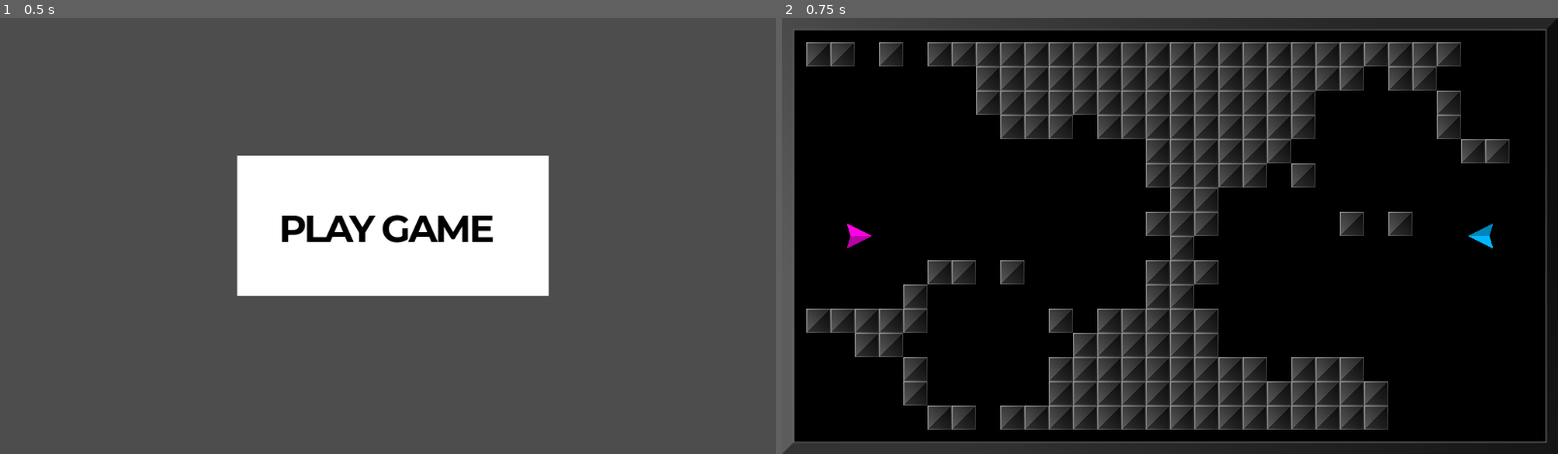
Above: before the commit, frames 1-2 (left to right).
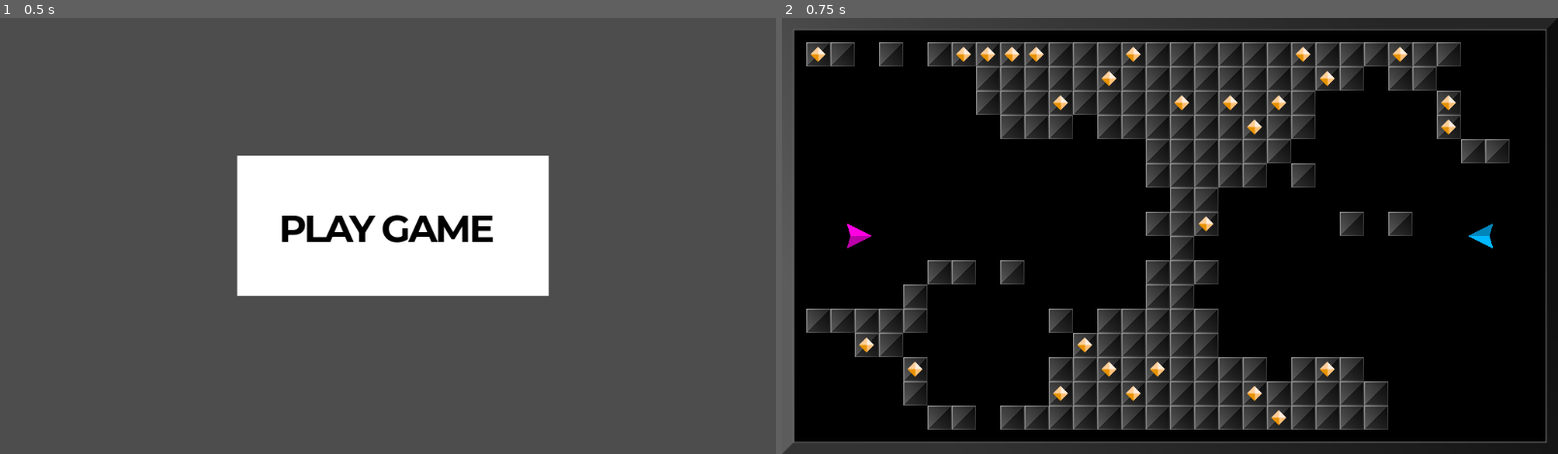
Above: after the commit, the same moments.

Repository: outrightmental/Blockbusters
Game: Godot game, scene res://scenes/main.tscn
Two runs of this game, one before a commit and one after it. Both use one fixed random seed, a clock stepped at 60 frames per second and the inputs below.
Inputs (mouse positions are in pixels of both pictures, inside the frame that each line leads up to):
- Up to frame 1 (0.5 s): no input
- Up to frame 2 (0.75 s): click (1177, 222) at 0.5 s

Frame 1 is identical in both runs. In frame 2, 1.1% of the frame differs, in the area x 3-87%, y 6-94%.

Commit message:
gem inside some blocks

Diff:
--- a/global.gd
+++ b/global.gd
@@ -18,7 +18,8 @@
 
 # Object groups
 const GROUP_AFFECTED_BY_EXPLOSION: String = "affected_by_explosion"
+const GROUP_BLOCKS: String = "blocks"
+const GROUP_EXPLOSIONS: String = "explosions"
+const GROUP_GEMS: String = "gems"
+const GROUP_PROJECTILE_EXPLOSIVES: String = "projectile_explosives"
 const GROUP_SHIPS: String = "ships"
-const GROUP_BLOCKS: String = "blocks"
-const GROUP_PROJECTILE_EXPLOSIVES: String = "projectile_explosives"
-const GROUP_EXPLOSIONS: String = "explosions"
--- a/models/block/block.gd
+++ b/models/block/block.gd
@@ -1,15 +1,35 @@
 extends "res://models/collidable/collidable.gd"
 
+
+var gem: Node = null
 
 # Called when the node enters the scene tree for the first time.
 func _ready() -> void:
 	add_to_group(Global.GROUP_BLOCKS)
 	add_to_group(Global.GROUP_AFFECTED_BY_EXPLOSION)
+
+	# Roll a D6 and if it's 1, add a gem
+	var random_number: int = randi() % 6 + 1
+	if random_number == 1:
+		_add_gem()
 	pass
 
 
+
+# Adds a gem inside this block
+func _add_gem() -> void:
+	gem = preload("res://models/gem/gem.tscn").instantiate()
+	gem.set_owner(self)
+	gem.add_collision_exception_with(self)
+	gem.position = position
+	self.get_parent().call_deferred("add_child", gem)
+
+
 # Called every frame. 'delta' is the elapsed time since the previous frame.
-func _process(delta: float) -> void:
+func _process(_delta: float) -> void:
+	if gem:
+		gem.position = position
+		gem.rotation = rotation
 	pass
 
 
--- /dev/null
+++ b/models/gem/gem.gd
@@ -0,0 +1,21 @@
+extends "res://models/collidable/collidable.gd"
+
+# Player number to identify the ship
+@export var player_num: int = 0
+
+
+# Called when the node enters the scene tree for the first time.
+func _ready() -> void:
+	add_to_group(Global.GROUP_AFFECTED_BY_EXPLOSION)
+	add_to_group(Global.GROUP_GEMS)
+	pass
+
+
+# Called every frame. 'delta' is the elapsed time since the previous frame.
+func _process(_delta: float) -> void:
+	pass
+
+
+# Called when the ship is instantiated
+func _init():
+	super._init()
--- /dev/null
+++ b/models/gem/gem.tscn
@@ -0,0 +1,34 @@
+[gd_scene load_steps=2 format=3 uid="uid://bypqllqv0b2d7"]
+
+[ext_resource type="Script" uid="uid://c4htf546sf332" path="res://models/gem/gem.gd" id="1_ud73v"]
+
+[node name="Gem" type="RigidBody2D"]
+gravity_scale = 0.0
+contact_monitor = true
+max_contacts_reported = 1
+script = ExtResource("1_ud73v")
+metadata/_edit_vertical_guides_ = [10.0]
+
+[node name="TopLeft" type="Polygon2D" parent="."]
+position = Vector2(-22, 2)
+color = Color(1, 0.809584, 0.593649, 1)
+polygon = PackedVector2Array(22, -12, 22, -2, 12, -2)
+
+[node name="TopRight" type="Polygon2D" parent="."]
+position = Vector2(-12, 2)
+color = Color(1, 0.936525, 0.867951, 1)
+polygon = PackedVector2Array(12, -12, 22, -2, 12, -2)
+
+[node name="BtmLeft" type="Polygon2D" parent="."]
+position = Vector2(-22, 2)
+color = Color(0.91, 0.576333, 0, 1)
+polygon = PackedVector2Array(12, -2, 22, -2, 22, 8)
+
+[node name="BtmRight" type="Polygon2D" parent="."]
+position = Vector2(-12, 2)
+color = Color(1, 0.756968, 0.472732, 1)
+polygon = PackedVector2Array(12, -2, 22, -2, 12, 8)
+
+[node name="CollisionPolygon2D" type="CollisionPolygon2D" parent="."]
+visible = false
+polygon = PackedVector2Array(10, 0, 0, 10, -10, 0, 0, -10)
Not shown, added: models/gem/gem.gd.uid
